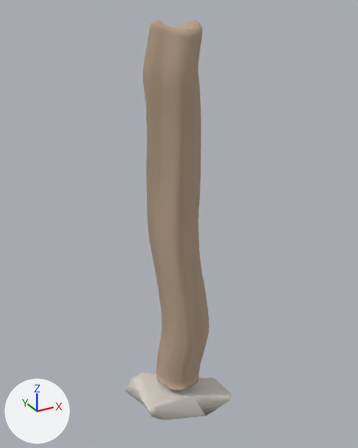
One commit to the glTF model assets/tower/approved-library/architecture/bagana-f3-3x10x3-v2.glb: the scene before it, then after it.
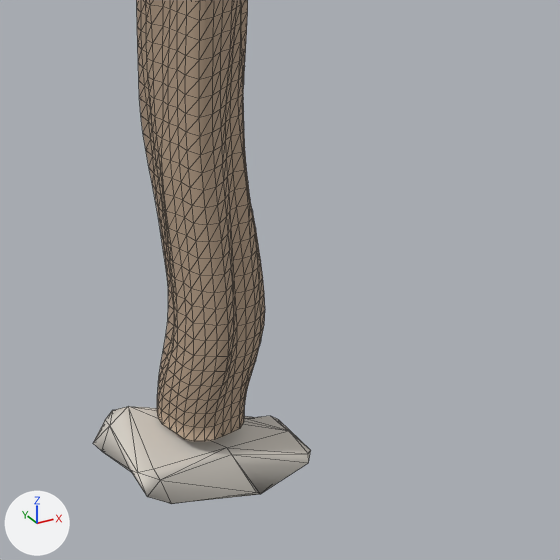
Old and new are each drawn whole from a 50 mm lens placed at (-1.299, -2.388, 1.301), pointed at (0.032, 0.032, 0.091) and again close up on the part from 22% to 99% of the width and 39% to 100% of the height. Lighting does not change. The marker at lower left points along +X, +Y and +Z. The first two pictures are the older version. The close-ups show mesh edges as thin lines.

Names of what the first close-up shows: 'bagana_stone', 'bagana_wood'.
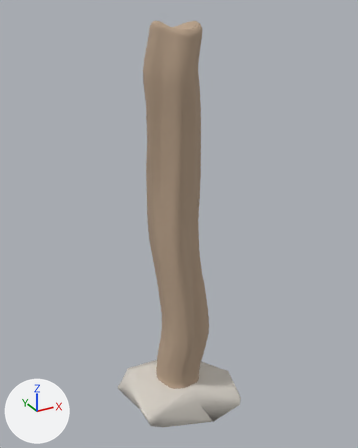
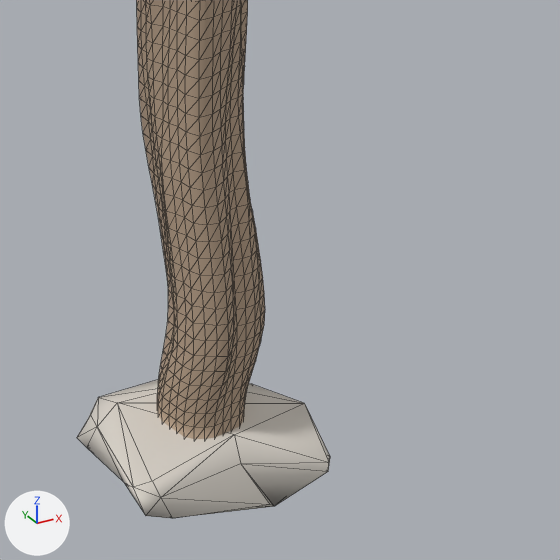
The change in detail:
me_bagana_form_3_stone is used by ob_bagana_stone; location (0.0, 0.0, 0.0).
me_bagana_form_3_stone had 35 vertices, 66 faces and spanned x -0.322..0.322, y -0.223..0.223, z -1.25..-1.0.
me_bagana_form_3_stone now has 35 vertices, 66 faces and spans x -0.36..0.36, y -0.29..0.29, z -1.25..-1.0.
me_bagana_form_3_stone part 1: 35 of 35 vertices moved; they spanned x -0.322..0.322, y -0.223..0.223, z -1.25..-1.0 and now span x -0.36..0.36, y -0.29..0.29, z -1.25..-1.0; mean shift (-0.005, -0.013, 0.018).

Location of each change, (x1, y1, x2, y2) in pixels of the close-ups (560 x 560 px):
'bagana_stone', reshaped (16% wider, 41% taller): before (93, 406, 311, 504); after (77, 379, 330, 518)
